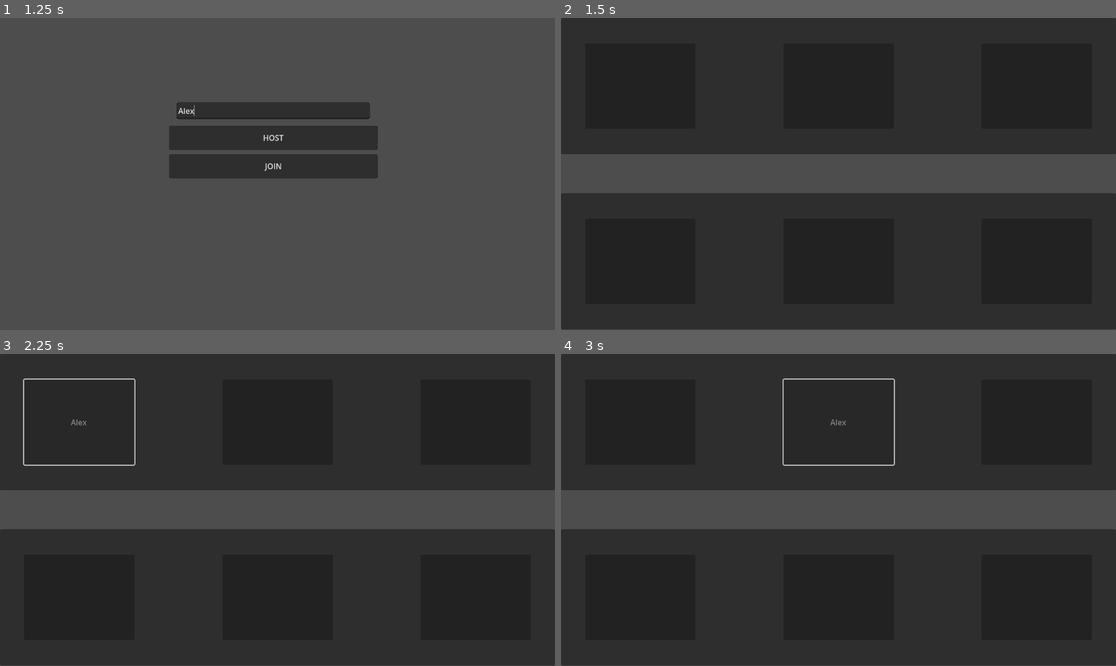
Above: before the commit, frames 1-4 (two rows, left to right).
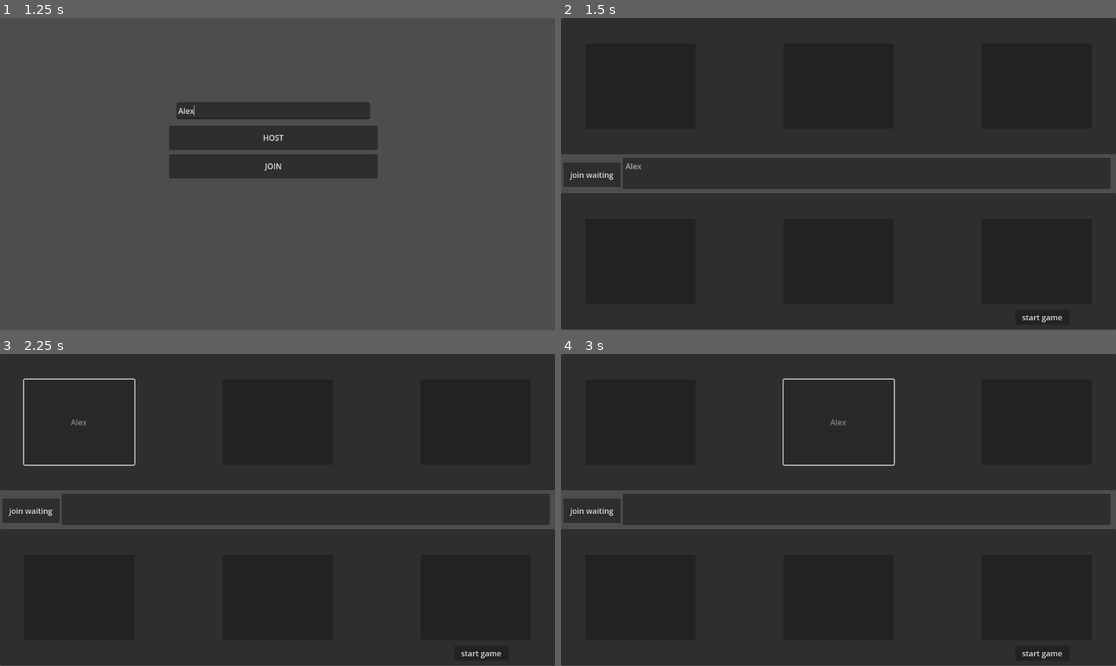
Above: after the commit, the same moments.

Repository: sirgladshoes/evan
Game: Godot game, scene res://menus/main_menu.tscn
Same seed, same stepped clock (60 frames per second), same inputs: the game is played once before the commit and once after it.
Inputs (mouse positions are in pixels of both pictures, inside the frame that each line leads up to):
- Up to frame 1 (1.25 s): click (271, 111) at 0.52 s; type "Alex" at 0.6 s
- Up to frame 2 (1.5 s): click "HOST" at 1.25 s
- Up to frame 3 (2.25 s): click (77, 422) at 2 s
- Up to frame 4 (3 s): click (838, 422) at 2.75 s

Frame 1 is identical in both runs. In frame 2, 9.6% of the frame differs, in the area x 0-99%, y 44-98%; in frame 3, 9.6%; in frame 4, 9.6%.

Commit message:
Add files via upload

Diff:
--- a/rts/autoload/network.gd
+++ b/rts/autoload/network.gd
@@ -9,13 +9,15 @@
 signal on_connection_to_server_failed()
 signal on_disconnected_from_server()
 
-signal on_server_sent_lobby_state(panel_states)
+signal on_server_sent_lobby_state(panel_states, waiting_state)
 
 signal on_host_started()
 signal on_client_connected(id)
 signal on_client_disconnected(id)
 
+signal on_client_sent_join_data(data)
 signal on_client_select_lobby_panel(panel_id, client_name)
+signal on_client_join_waiting(client_name)
 
 #used only if is server
 var player_id_and_name = {}
@@ -51,13 +53,14 @@
 		player_id_and_name.erase(id)
 	print(str(id) + " disconnected")
 
-func push_lobby_state(panel_states):
-	rpc("sent_lobby_state", panel_states)
+func push_lobby_state(panel_states, waiting_state):
+	rpc("sent_lobby_state", panel_states, waiting_state)
 
 @rpc("any_peer")
 func sent_join_data(data):
 	var id = multiplayer.get_remote_sender_id()
 	player_id_and_name[id] = data
+	on_client_sent_join_data.emit(data)
 
 @rpc("any_peer")
 func sent_lobby_select_panel(panel_id):
@@ -65,6 +68,12 @@
 	var sender_id = multiplayer.get_remote_sender_id()
 	var client_name = player_id_and_name[sender_id]
 	on_client_select_lobby_panel.emit(panel_id, client_name)
+
+@rpc("any_peer")
+func sent_lobby_join_waiting():
+	var sender_id = multiplayer.get_remote_sender_id()
+	var client_name = player_id_and_name[sender_id]
+	on_client_join_waiting.emit(client_name)
 
 #client methods
 func connected_to_server():
@@ -85,8 +94,11 @@
 func push_lobby_select_panel(panel_id):
 	rpc_id(1, "sent_lobby_select_panel", panel_id)
 
+func push_lobby_join_waiting():
+	rpc_id(1, "sent_lobby_join_waiting")
+
 @rpc("authority")
-func sent_lobby_state(panel_states):
-	on_server_sent_lobby_state.emit(panel_states)
+func sent_lobby_state(panel_states, waiting_state):
+	on_server_sent_lobby_state.emit(panel_states, waiting_state)
 
 #global methods
--- a/rts/menus/lobby/lobby_client.gd
+++ b/rts/menus/lobby/lobby_client.gd
@@ -1,15 +1,21 @@
 extends Control
 
+
 func _ready():
-	Network.on_server_sent_lobby_state.connect(update_panel_states)
+	Network.on_server_sent_lobby_state.connect(update_lobby_state)
 
 
-func update_panel_states(panel_states):
+func update_lobby_state(panel_states, waiting_state):
 	for panel_id in panel_states:
 		if panel_states[panel_id] != null:
 			select_panel(panel_id, panel_states[panel_id])
 		else:
 			deselect_panel(panel_id)
+
+	$waiting.clear()
+
+	for item in waiting_state:
+		$waiting.add_item(item, null, false)
 
 func select_panel(panel_id, selector_name):
 		var team = panel_id[0]
@@ -45,3 +51,9 @@
 
 func _on_team_B3_pressed():
 	Network.push_lobby_select_panel("B3")
+
+
+
+
+func _on_join_waiting_pressed():
+	Network.push_lobby_join_waiting()
--- a/rts/menus/lobby/lobby_client.tscn
+++ b/rts/menus/lobby/lobby_client.tscn
@@ -107,9 +107,30 @@
 grow_horizontal = 0
 grow_vertical = 2
 
+[node name="join_waiting" type="Button" parent="."]
+layout_mode = 1
+anchors_preset = 4
+anchor_top = 0.5
+anchor_bottom = 0.5
+offset_left = 5.0
+offset_top = -24.0
+offset_right = 124.0
+offset_bottom = 27.0
+grow_vertical = 2
+text = "join waiting"
+
+[node name="waiting" type="ItemList" parent="."]
+layout_mode = 0
+offset_left = 128.0
+offset_top = 290.0
+offset_right = 1141.0
+offset_bottom = 355.0
+max_columns = 6
+
 [connection signal="pressed" from="teamA_back/teamA_1" to="." method="_on_team_A1_pressed"]
 [connection signal="pressed" from="teamA_back/teamA_2" to="." method="_on_team_A2_pressed"]
 [connection signal="pressed" from="teamA_back/teamA_3" to="." method="_on_team_A3_pressed"]
 [connection signal="pressed" from="teamB_back/teamB_1" to="." method="_on_team_B1_pressed"]
 [connection signal="pressed" from="teamB_back/teamB_2" to="." method="_on_team_B2_pressed"]
 [connection signal="pressed" from="teamB_back/teamB_3" to="." method="_on_team_B3_pressed"]
+[connection signal="pressed" from="join_waiting" to="." method="_on_join_waiting_pressed"]
--- a/rts/menus/lobby/lobby_host.gd
+++ b/rts/menus/lobby/lobby_host.gd
@@ -1,10 +1,15 @@
 extends Control
 
 var panel_data = {"A1":null, "A2":null, "A3":null, "B1":null, "B2":null, "B3":null}
+var players_waiting = []
 
 func _ready():
 	Network.on_client_select_lobby_panel.connect(client_select_panel)
-	Network.on_client_connected.connect(client_joined_lobby)
+	Network.on_client_sent_join_data.connect(client_joined_lobby)
+	Network.on_client_join_waiting.connect(client_join_waiting)
+
+	var host_name = Network.player_id_and_name[1]
+	add_waiting(host_name)
 
 
 func select_panel(panel_id, selector_name):
@@ -24,8 +29,23 @@
 	panel.disabled = false
 
 
+func add_waiting(player_name):
+	#handles desecting other panels
+	if panel_data.values().has(player_name):
+		var current_panel_id = panel_data.keys()[panel_data.values().find(player_name)]
+		deselect_panel(current_panel_id)
+
+	if !players_waiting.has(player_name):
+		$waiting.add_item(player_name, null, false)
+		players_waiting.append(player_name)
+
+
 func client_select_panel(panel_id, client_name):
 	if panel_data[panel_id] == null:
+		if players_waiting.has(client_name):
+			$waiting.remove_item(players_waiting.find(client_name))
+			players_waiting.erase(client_name)
+
 		#checks if other panels are occupied by client so they can be deslected
 		if panel_data.values().has(client_name):
 			#finds panel id and gets the node
@@ -35,20 +55,29 @@
 		#gets panel and sets it text to the name of the client
 		select_panel(panel_id, client_name)
 
-		Network.push_lobby_state(panel_data)
+		Network.push_lobby_state(panel_data, players_waiting)
 
-func client_joined_lobby(id):
-	Network.push_lobby_state(panel_data)
+func client_join_waiting(client_name):
+	add_waiting(client_name)
+
+	Network.push_lobby_state(panel_data, players_waiting)
+
+func client_joined_lobby(client_name):
+	add_waiting(client_name)
+	Network.push_lobby_state(panel_data, players_waiting)
 
 #functions for host selecting
 func host_select_panel(panel_id):
 	var host_name = Network.player_id_and_name[1]
+	if players_waiting.has(host_name):
+		$waiting.remove_item(players_waiting.find(host_name))
+		players_waiting.erase(host_name)
 	if panel_data.values().has(host_name):
 		var current_panel_id = panel_data.keys()[panel_data.values().find(host_name)]
 		deselect_panel(current_panel_id)
 	select_panel(panel_id, host_name)
 
-	Network.push_lobby_state(panel_data)
+	Network.push_lobby_state(panel_data, players_waiting)
 
 func _on_team_A1_pressed():
 	host_select_panel("A1")
@@ -67,3 +96,10 @@
 
 func _on_team_B3_pressed():
 	host_select_panel("B3")
+
+
+func _on_join_waiting_pressed():
+	var host_name = Network.player_id_and_name[1]
+	add_waiting(host_name)
+
+	Network.push_lobby_state(panel_data, players_waiting)
--- a/rts/menus/lobby/lobby_host.tscn
+++ b/rts/menus/lobby/lobby_host.tscn
@@ -107,9 +107,45 @@
 grow_horizontal = 0
 grow_vertical = 2
 
+[node name="start_game" type="Button" parent="."]
+layout_mode = 1
+anchors_preset = 8
+anchor_left = 0.5
+anchor_top = 0.5
+anchor_right = 0.5
+anchor_bottom = 0.5
+offset_left = 367.0
+offset_top = 282.0
+offset_right = 480.0
+offset_bottom = 313.0
+grow_horizontal = 2
+grow_vertical = 2
+text = "start game"
+
+[node name="join_waiting" type="Button" parent="."]
+layout_mode = 1
+anchors_preset = 4
+anchor_top = 0.5
+anchor_bottom = 0.5
+offset_left = 5.0
+offset_top = -24.0
+offset_right = 124.0
+offset_bottom = 27.0
+grow_vertical = 2
+text = "join waiting"
+
+[node name="waiting" type="ItemList" parent="."]
+layout_mode = 0
+offset_left = 128.0
+offset_top = 290.0
+offset_right = 1141.0
+offset_bottom = 355.0
+max_columns = 6
+
 [connection signal="pressed" from="teamA_back/teamA_1" to="." method="_on_team_A1_pressed"]
 [connection signal="pressed" from="teamA_back/teamA_2" to="." method="_on_team_A2_pressed"]
 [connection signal="pressed" from="teamA_back/teamA_3" to="." method="_on_team_A3_pressed"]
 [connection signal="pressed" from="teamB_back/teamB_1" to="." method="_on_team_B1_pressed"]
 [connection signal="pressed" from="teamB_back/teamB_2" to="." method="_on_team_B2_pressed"]
 [connection signal="pressed" from="teamB_back/teamB_3" to="." method="_on_team_B3_pressed"]
+[connection signal="pressed" from="join_waiting" to="." method="_on_join_waiting_pressed"]
--- a/rts/menus/main_menu.gd
+++ b/rts/menus/main_menu.gd
@@ -9,21 +9,21 @@
 	Network.on_host_started.connect(began_hosting)
 
 func _on_host_pressed():
-	if $name_text.text != "":
-		Network.begin_hosting(port, 2)
-		$join.disabled = true
-		$host.disabled = true
-	else:
+	if $name_text.text == "":
 		$error.text = "you gotta choose a name dude"
+		return
+	Network.begin_hosting(port, 2)
+	$join.disabled = true
+	$host.disabled = true
 
 
 func _on_join_pressed():
-	if $name_text.text != "":
-		Network.begin_join_server(ip, port)
-		$join.disabled = true
-		$host.disabled = true
-	else:
+	if $name_text.text == "":
 		$error.text = "you gotta choose a name dude"
+		return
+	Network.begin_join_server(ip, port)
+	$join.disabled = true
+	$host.disabled = true
 
 func joined_game():
 	Network.push_join_data($name_text.text)
